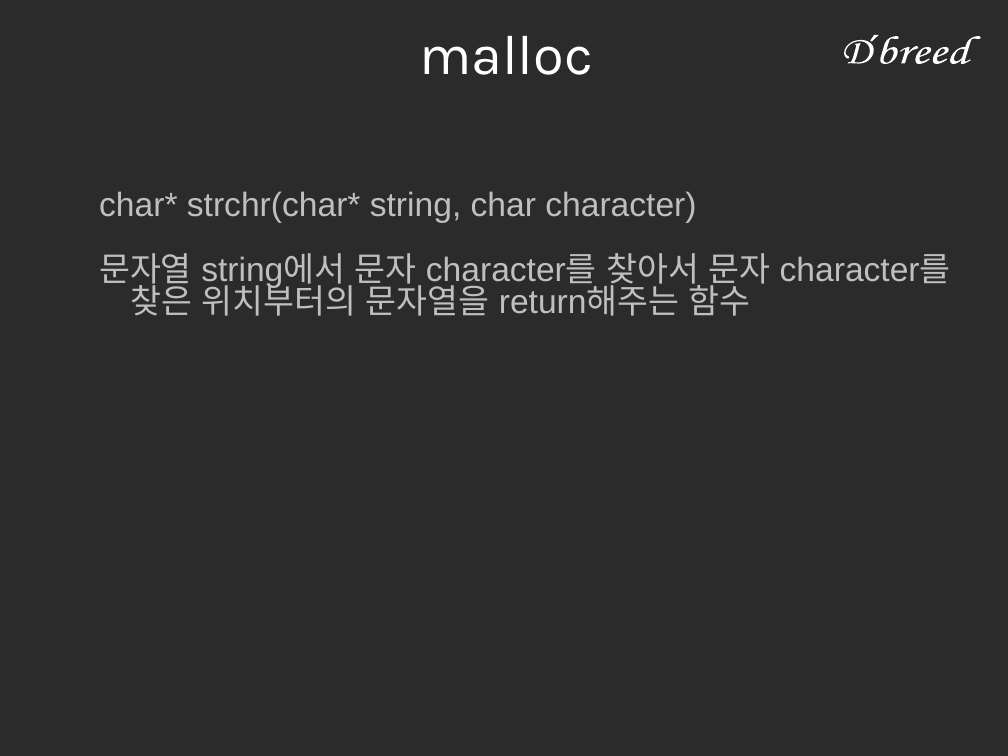
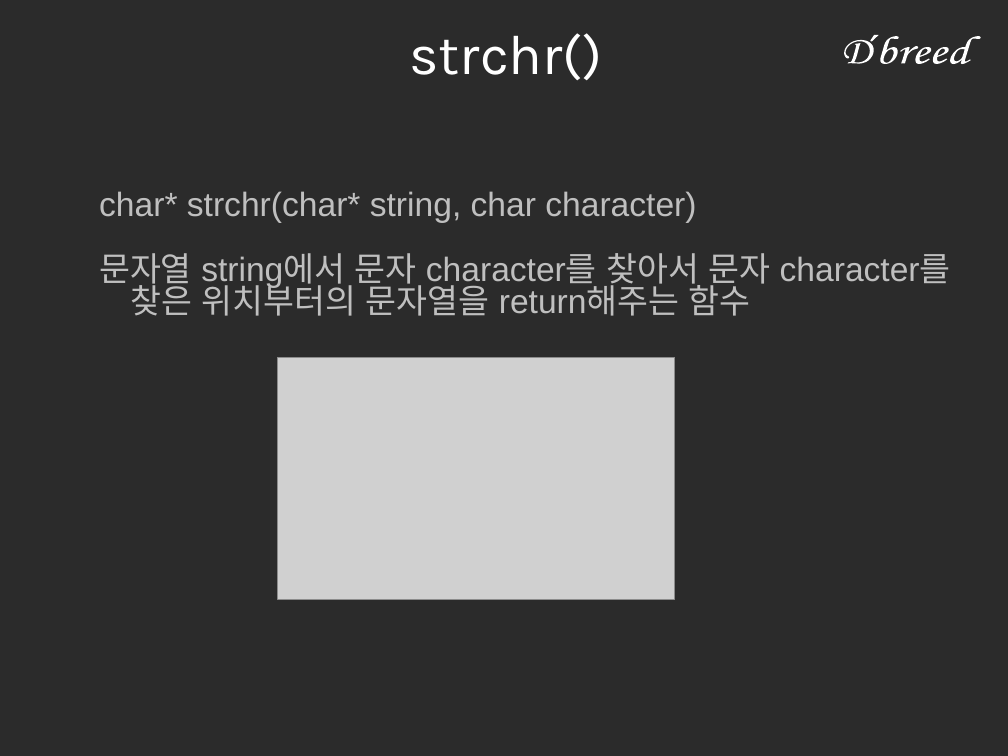
Before and after one commit to jisung0920/ALPA_study_2016, a slide deck: slide 14 of BeomMin_13/week3/11-3(code).ppt. Drawn at 1008x756 pixels with LibreOffice and Linux fonts; fonts in the diff are those of the drawing; grey boxes stand for pictures; background and template pictures are left out; a plain dark background stands for a picture behind light text. Boxes give left, top, right and bottom in pixels: in the first picture for what was removed or moved away, otherwise in the second. Text is boxed around its words. In the diff, an @@ line names an element or a change of style, - is before the commit and + after.

```diff
--- a/BeomMin_13/week3/11-3(code).ppt
+++ b/BeomMin_13/week3/11-3(code).ppt
@@ text at bbox=[410, 33, 603, 80]: text changed @@
-malloc
+strchr()
@@ picture added at bbox=[278, 357, 675, 599] @@
```
Also in this commit, not shown: 10 other slides changed, 3 other files.
